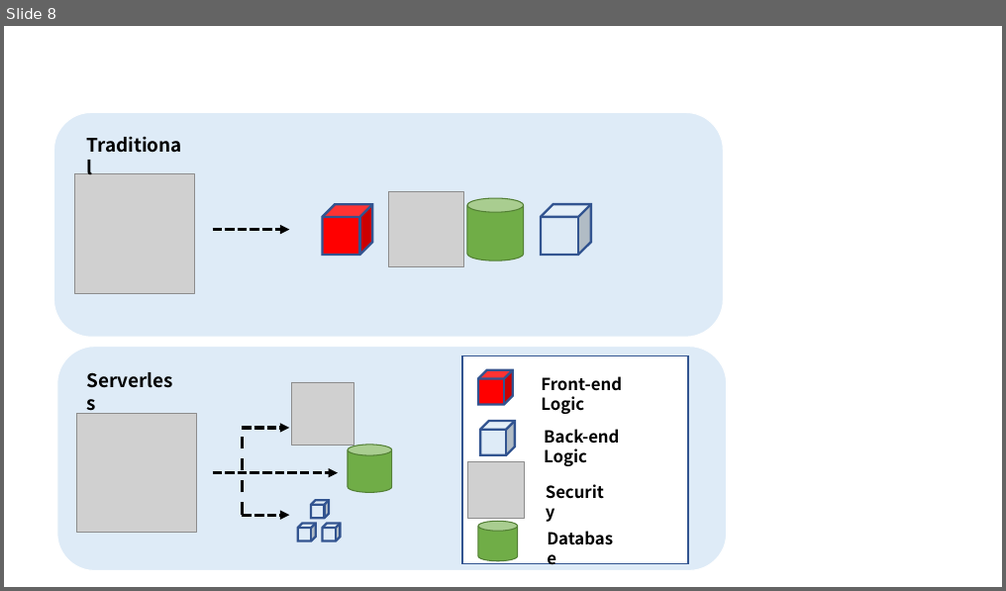
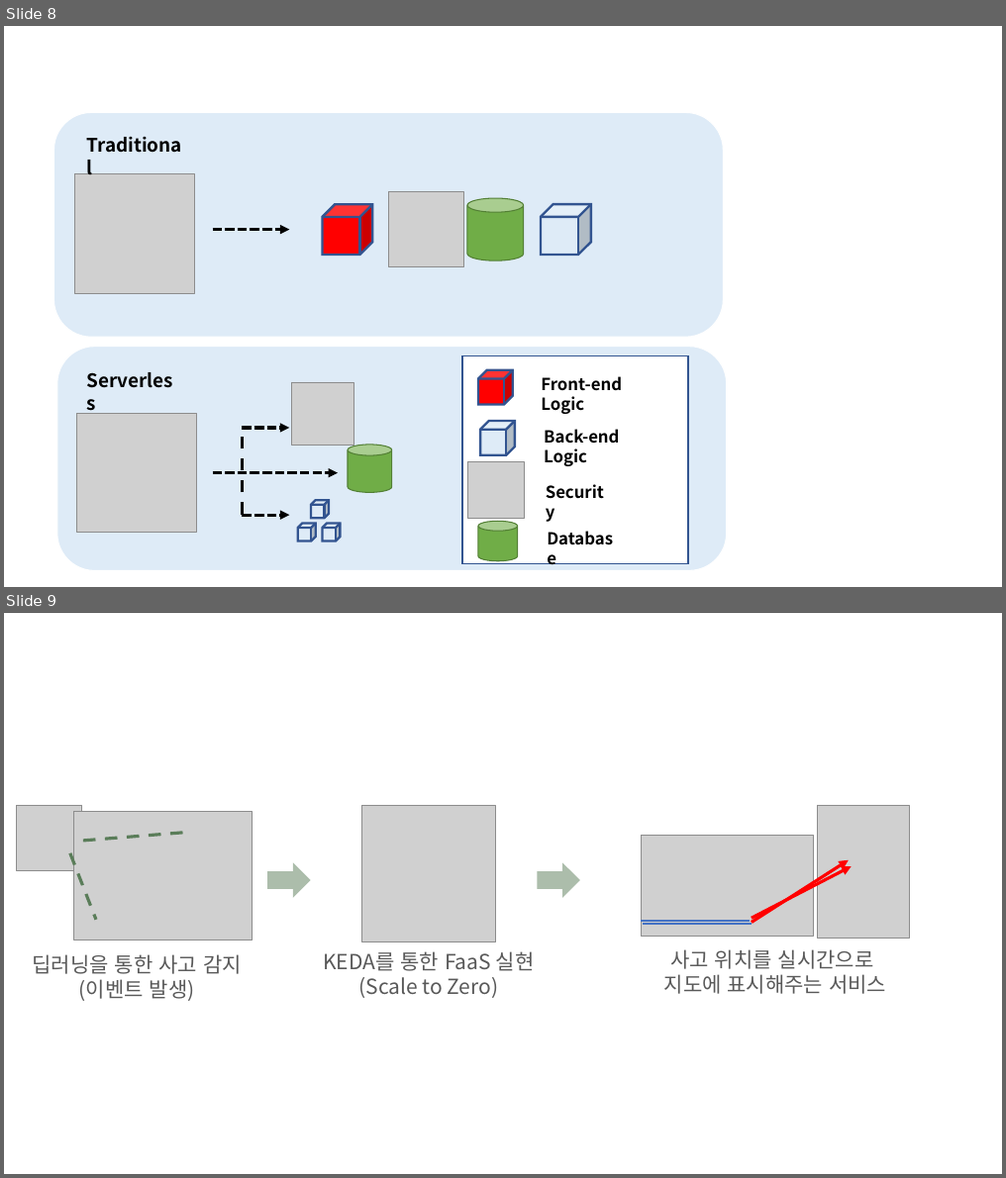
Before and after one commit to dohyunKim12/FaaS-Soong, a slide deck: doc/사진, 동영상 자료/그림양식.pptx. Shown one above the other, each under a label of ours: slide 8 before the commit, slides 8 and 9 after it. The pictures are 1006x591 and 1006x1178 pixels, drawn with LibreOffice and Linux fonts; fonts in the diff are those of the drawing; grey boxes stand for pictures. Boxes give left, top, right and bottom in pixels: in the first picture for what was removed or moved away, otherwise in the second. Text is boxed around its words. In the diff, an @@ line names an element or a change of style, - is before the commit and + after.

```diff
--- a/doc/사진, 동영상 자료/그림양식.pptx
+++ b/doc/사진, 동영상 자료/그림양식.pptx
@@ slide 9 added at [4,613,1002,1174], background #FFFFFF @@
@@ group added at [17,805,910,1001]: 5 pictures, 4 lines, 3 texts, 2 right arrows, 2 arrows @@
+딥러닝을 통한 사고 감지
+(이벤트 발생)
+KEDA를 통한 FaaS 실현
+(Scale to Zero)
+사고 위치를 실시간으로
+지도에 표시해주는 서비스
```
Also in this commit, not shown: 1 other file.
